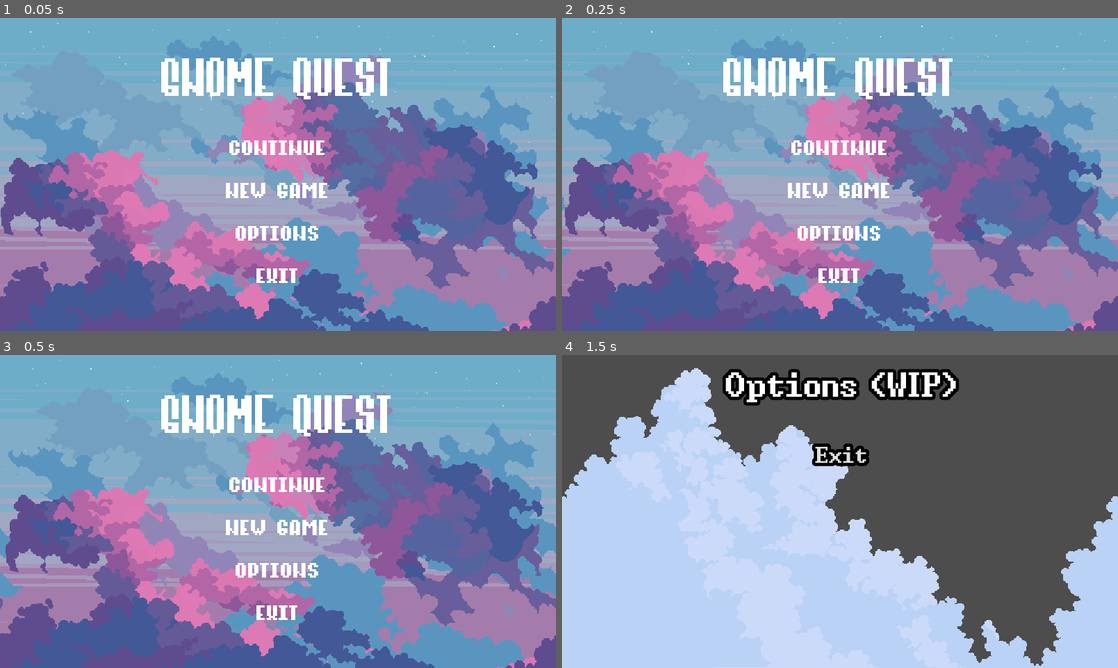
Above: before the commit, frames 1-4 (two rows, left to right).
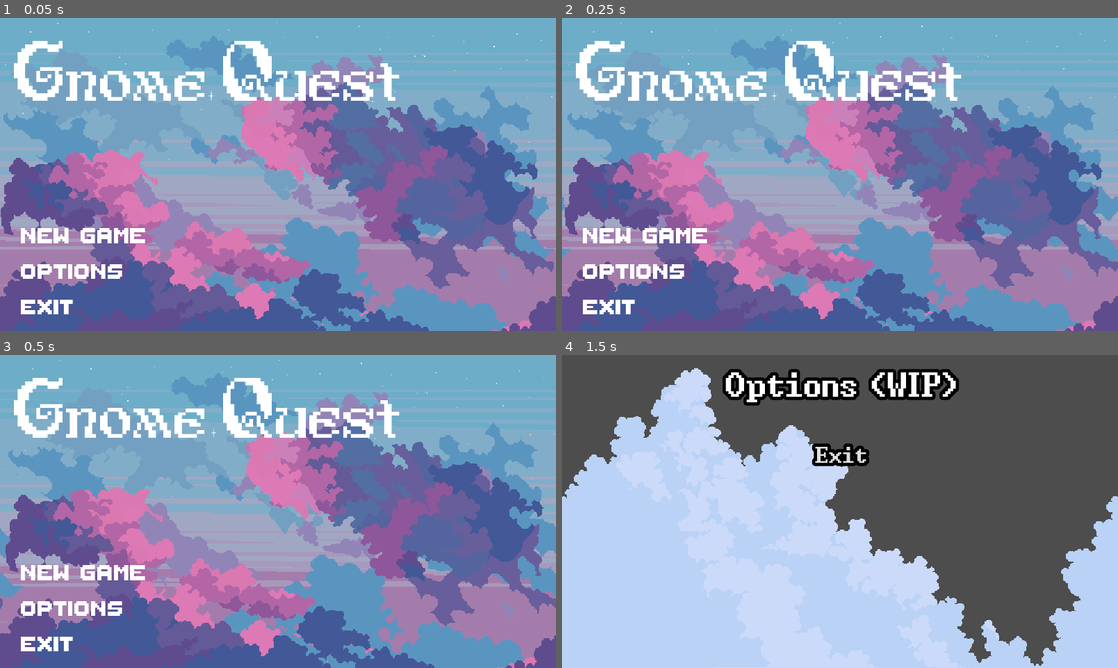
Above: after the commit, the same moments.

Repository: weyum11234/gnome_quest
Game: Godot game, scene res://scenes/main/main.tscn
Two runs of this game, one before a commit and one after it. Both use one fixed random seed, a clock stepped at 60 frames per second and the inputs below.
Inputs (mouse positions are in pixels of both pictures, inside the frame that each line leads up to):
- Up to frame 1 (0.05 s): no input
- Up to frame 2 (0.25 s): no input
- Up to frame 3 (0.5 s): no input
- Up to frame 4 (1.5 s): click "OPTIOnS" (after the commit: "Options") at 0.5 s; tap Enter at 1.25 s; move the mouse to (962, 495) at 1.27 s; hold D (right) from 1.28 s (still down); click (962, 495) at 1.42 s

The runs differ from the first frame. In frame 1, 8.2% of the frame differs, in the area x 2-72%, y 7-95%; in frame 2, 8.2%; in frame 3, 8.2%; in frame 4, nothing differs.

Commit message:
updated menu and sounds

Diff:
--- a/scenes/main/main.gd
+++ b/scenes/main/main.gd
@@ -1,7 +1,6 @@
 extends Control
 
 
-@onready var cont = $MarginContainer/HBoxContainer/VBoxContainer/Continue
 @onready var new_game = $MarginContainer/HBoxContainer/VBoxContainer/NewGame
 @onready var options = $MarginContainer/HBoxContainer/VBoxContainer/Options
 @onready var exit = $MarginContainer/HBoxContainer/VBoxContainer/Exit
@@ -9,8 +8,8 @@
 
 # Called when the node enters the scene tree for the first time.
 func _ready():
-	# Signal connections.
-	cont.button_down.connect(on_cont_down)
+
+
 	new_game.button_down.connect(on_ng_down)
 	options.button_down.connect(on_options_down)
 	exit.button_down.connect(on_exit_down)
@@ -18,10 +17,12 @@
 
 # Called every frame. 'delta' is the elapsed time since the previous frame.
 func _process(delta):
-	pass
-
-
-func on_cont_down() -> void:
+	var current_scene = get_tree().current_scene
+	if current_scene:
+		if $AudioStreamPlayer.playing == false:
+			$AudioStreamPlayer.play()
+	else:
+		$AudioStreamPlayer.stop()
 	pass
 
 
--- a/scenes/main/main.tscn
+++ b/scenes/main/main.tscn
@@ -8,8 +8,9 @@
 [ext_resource type="Texture2D" uid="uid://bq21k8phmstli" path="res://assets/tilesets_maps/outside/sky-backgrounds/Clouds/Clouds 4/3.png" id="6_sophy"]
 [ext_resource type="Shader" path="res://scenes/main/scroll_menu3.gdshader" id="7_7q5xw"]
 [ext_resource type="Texture2D" uid="uid://t007yb7qf2px" path="res://assets/tilesets_maps/outside/sky-backgrounds/Clouds/Clouds 4/4.png" id="8_16myw"]
-[ext_resource type="FontFile" uid="uid://c7p35onh65yl" path="res://fonts/SRAFreePixelFontPack/PixelHigh.ttf" id="9_wqes4"]
-[ext_resource type="FontFile" uid="uid://6m4t3ilvplpx" path="res://fonts/SRAFreePixelFontPack/PixelMiddle.ttf" id="10_jjkox"]
+[ext_resource type="FontFile" uid="uid://ckxhp5txtvc6" path="res://fonts/antiquity-print.ttf" id="9_d5r1w"]
+[ext_resource type="FontFile" uid="uid://cw6hv1tq5uaod" path="res://fonts/ThaleahFat.ttf" id="10_28dfa"]
+[ext_resource type="AudioStream" uid="uid://l4bgpvu18sxp" path="res://sounds/music/4 - Odd Ode _ Lonelibless.wav" id="11_rhgk0"]
 
 [sub_resource type="ShaderMaterial" id="ShaderMaterial_7isph"]
 shader = ExtResource("3_cle6g")
@@ -73,16 +74,33 @@
 grow_vertical = 2
 texture = ExtResource("8_16myw")
 
+[node name="Title" type="Label" parent="."]
+layout_mode = 2
+offset_left = 16.0
+offset_top = 26.0
+offset_right = 464.0
+offset_bottom = 110.0
+theme_type_variation = &"HeaderLarge"
+theme_override_colors/font_color = Color(1, 1, 1, 1)
+theme_override_fonts/font = ExtResource("9_d5r1w")
+theme_override_font_sizes/font_size = 56
+text = "Gnome Quest"
+horizontal_alignment = 1
+
 [node name="MarginContainer" type="MarginContainer" parent="."]
 layout_mode = 1
 anchors_preset = 15
 anchor_right = 1.0
 anchor_bottom = 1.0
+offset_left = 24.0
+offset_top = 112.0
+offset_right = 29.0
+offset_bottom = 112.0
 grow_horizontal = 2
 grow_vertical = 2
-theme_override_constants/margin_left = 12
+theme_override_constants/margin_left = 0
 theme_override_constants/margin_top = 12
-theme_override_constants/margin_right = 12
+theme_override_constants/margin_right = 500
 theme_override_constants/margin_bottom = 12
 
 [node name="HBoxContainer" type="HBoxContainer" parent="MarginContainer"]
@@ -91,42 +109,16 @@
 
 [node name="VBoxContainer" type="VBoxContainer" parent="MarginContainer/HBoxContainer"]
 layout_mode = 2
-theme_override_constants/separation = 15
+theme_override_constants/separation = 5
 alignment = 1
-
-[node name="Title" type="Label" parent="MarginContainer/HBoxContainer/VBoxContainer"]
-layout_mode = 2
-theme_override_colors/font_color = Color(1, 1, 1, 1)
-theme_override_fonts/font = ExtResource("9_wqes4")
-theme_override_font_sizes/font_size = 64
-text = "Gnome Quest"
-horizontal_alignment = 1
-
-[node name="Control" type="Control" parent="MarginContainer/HBoxContainer/VBoxContainer"]
-layout_mode = 2
-
-[node name="Continue" type="Button" parent="MarginContainer/HBoxContainer/VBoxContainer"]
-custom_minimum_size = Vector2(120, 32)
-layout_mode = 2
-theme_override_colors/font_color = Color(1, 1, 1, 1)
-theme_override_colors/font_hover_color = Color(1, 0, 0, 1)
-theme_override_colors/font_outline_color = Color(0, 0, 0, 1)
-theme_override_fonts/font = ExtResource("10_jjkox")
-theme_override_font_sizes/font_size = 38
-theme_override_styles/normal = SubResource("StyleBoxEmpty_nfj70")
-theme_override_styles/hover = SubResource("StyleBoxEmpty_nfj70")
-theme_override_styles/pressed = SubResource("StyleBoxEmpty_nfj70")
-theme_override_styles/disabled = SubResource("StyleBoxEmpty_nfj70")
-theme_override_styles/focus = SubResource("StyleBoxEmpty_nfj70")
-text = "Continue"
 
 [node name="NewGame" type="Button" parent="MarginContainer/HBoxContainer/VBoxContainer"]
 custom_minimum_size = Vector2(120, 32)
 layout_mode = 2
 theme_override_colors/font_color = Color(1, 1, 1, 1)
-theme_override_colors/font_hover_color = Color(1, 0, 0, 1)
+theme_override_colors/font_hover_color = Color(0.868985, 0.868985, 0.868985, 1)
 theme_override_colors/font_outline_color = Color(0, 0, 0, 1)
-theme_override_fonts/font = ExtResource("10_jjkox")
+theme_override_fonts/font = ExtResource("10_28dfa")
 theme_override_font_sizes/font_size = 38
 theme_override_styles/normal = SubResource("StyleBoxEmpty_nfj70")
 theme_override_styles/hover = SubResource("StyleBoxEmpty_nfj70")
@@ -134,33 +126,39 @@
 theme_override_styles/disabled = SubResource("StyleBoxEmpty_nfj70")
 theme_override_styles/focus = SubResource("StyleBoxEmpty_nfj70")
 text = "New Game"
+alignment = 0
 
 [node name="Options" type="Button" parent="MarginContainer/HBoxContainer/VBoxContainer"]
 custom_minimum_size = Vector2(120, 32)
 layout_mode = 2
 theme_override_colors/font_color = Color(1, 1, 1, 1)
-theme_override_colors/font_hover_color = Color(1, 0, 0, 1)
+theme_override_colors/font_hover_color = Color(0.870588, 0.870588, 0.870588, 1)
 theme_override_colors/font_outline_color = Color(0, 0, 0, 1)
-theme_override_fonts/font = ExtResource("10_jjkox")
+theme_override_fonts/font = ExtResource("10_28dfa")
 theme_override_font_sizes/font_size = 38
 theme_override_styles/normal = SubResource("StyleBoxEmpty_nfj70")
 theme_override_styles/hover = SubResource("StyleBoxEmpty_nfj70")
 theme_override_styles/pressed = SubResource("StyleBoxEmpty_nfj70")
 theme_override_styles/disabled = SubResource("StyleBoxEmpty_nfj70")
 theme_override_styles/focus = SubResource("StyleBoxEmpty_nfj70")
-text = "OPTIOnS"
+text = "Options"
+alignment = 0
 
 [node name="Exit" type="Button" parent="MarginContainer/HBoxContainer/VBoxContainer"]
 custom_minimum_size = Vector2(120, 32)
 layout_mode = 2
 theme_override_colors/font_color = Color(1, 1, 1, 1)
-theme_override_colors/font_hover_color = Color(1, 0, 0, 1)
+theme_override_colors/font_hover_color = Color(0.870588, 0.870588, 0.870588, 1)
 theme_override_colors/font_outline_color = Color(0, 0, 0, 1)
-theme_override_fonts/font = ExtResource("10_jjkox")
+theme_override_fonts/font = ExtResource("10_28dfa")
 theme_override_font_sizes/font_size = 38
 theme_override_styles/normal = SubResource("StyleBoxEmpty_nfj70")
 theme_override_styles/hover = SubResource("StyleBoxEmpty_nfj70")
 theme_override_styles/pressed = SubResource("StyleBoxEmpty_nfj70")
 theme_override_styles/disabled = SubResource("StyleBoxEmpty_nfj70")
 theme_override_styles/focus = SubResource("StyleBoxEmpty_nfj70")
-text = "EXIT"
+text = "Exit"
+alignment = 0
+
+[node name="AudioStreamPlayer" type="AudioStreamPlayer" parent="."]
+stream = ExtResource("11_rhgk0")
Binary file added: fonts/Abaddon_Fonts_v1.2/Abaddon Bold.ttf
Not shown, added: fonts/Abaddon_Fonts_v1.2/Abaddon Bold.ttf.import
Binary file added: fonts/Abaddon_Fonts_v1.2/Abaddon Light.ttf
Not shown, added: fonts/Abaddon_Fonts_v1.2/Abaddon Light.ttf.import
Not shown, added: fonts/Abaddon_Fonts_v1.2/readme.txt
Binary file added: fonts/Fibberish v1.0/fibberish.ttf
Not shown, added: fonts/Fibberish v1.0/fibberish.ttf.import
Not shown, added: fonts/Fibberish v1.0/readme.txt
Binary file added: fonts/Mork Dungeon.ttf
Not shown, added: fonts/Mork Dungeon.ttf.import
Binary file added: fonts/ThaleahFat.ttf
Not shown, added: fonts/ThaleahFat.ttf.import
(and 19 more such lines)
